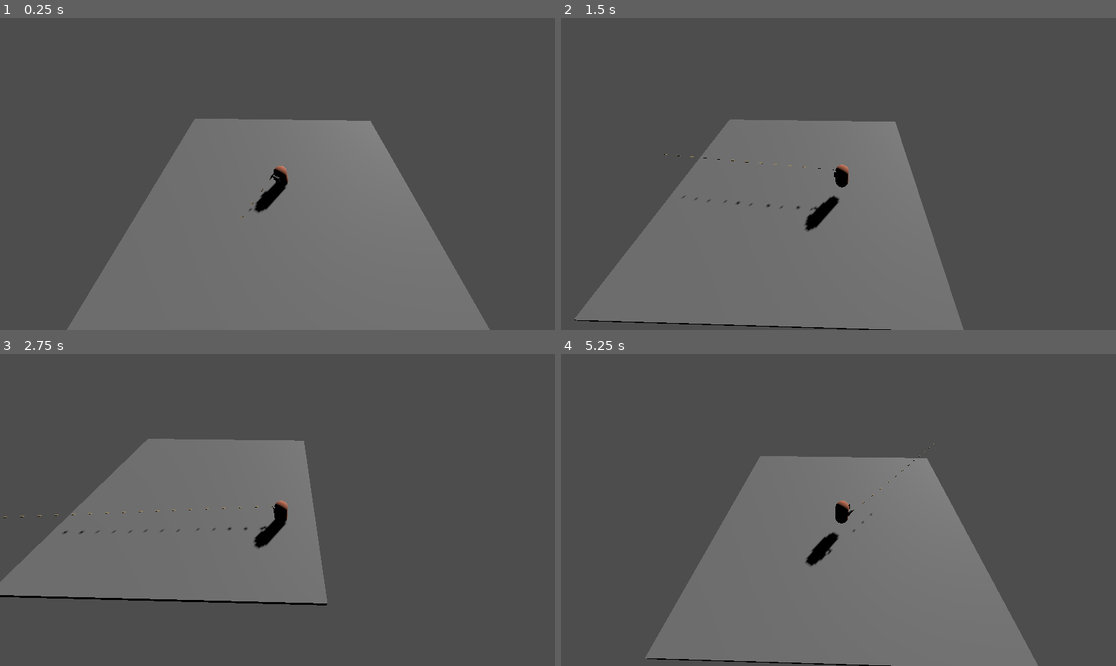
Above: before the commit, frames 1-4 (two rows, left to right).
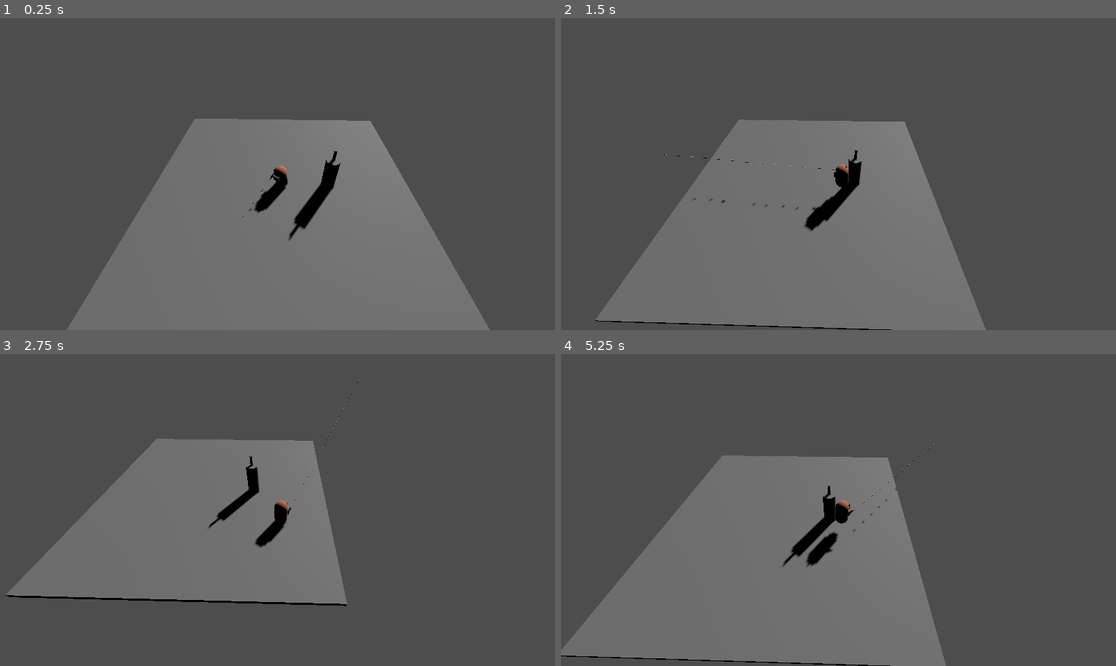
Above: after the commit, the same moments.

Repository: Alecubeci/Mittelstufenprojekt
Game: Godot game, scene res://Map.tscn
Same seed, same stepped clock (60 frames per second), same inputs: the game is played once before the commit and once after it.
Inputs (mouse positions are in pixels of both pictures, inside the frame that each line leads up to):
- Up to frame 1 (0.25 s): no input
- Up to frame 2 (1.5 s): tap Enter at 0.5 s; move the mouse to (960, 158) at 0.52 s; hold D (move_right) 0.53-1.28 s; tap Space (jump) at 0.77 s; move the mouse to (727, 189) at 1.27 s; hold S (move_down) from 1.28 s (still down)
- Up to frame 3 (2.75 s): tap Space (jump) at 1.52 s; move the mouse to (333, 441) at 2.02 s; release S (move_down) at 2.03 s; hold D (move_right) from 2.03 s (still down)
- Up to frame 4 (5.25 s): move the mouse to (810, 572) at 2.77 s; release D (move_right) at 2.78 s; hold W (move_up) 2.78-3.53 s; tap Space (jump) at 3.02, 3.77, 4.52 s; move the mouse to (1005, 556) at 3.52 s; hold A (move_left) 3.53-5.03 s; move the mouse to (672, 463) at 4.27 s; move the mouse to (866, 510) at 5.02 s; hold S (move_down) from 5.03 s (still down)

The runs differ from the first frame. In frame 1, 0.6% of the frame differs, in the area x 51-62%, y 42-72%; in frame 2, 4.2%; in frame 3, 3.2%; in frame 4, 16%, in the area x 0-86%, y 32-100%.

Commit message:
Implement Turret Function

Diff:
--- /dev/null
+++ b/Tutel/Gun & Resources/Cartridge.gd
@@ -0,0 +1,14 @@
+extends Node3D
+
+@export var speed = 70
+
+const KILL_BULLET = 2
+var timer = 0
+# Called when the node enters the scene tree for the first time.
+func _physics_process(delta):
+	var forward_direction = global_transform.basis.z.normalized()
+	global_translate(forward_direction * speed * delta)
+
+	timer += delta
+	if timer >= KILL_BULLET:
+		queue_free()
--- /dev/null
+++ b/Tutel/Gun & Resources/Cartridge.tscn
@@ -0,0 +1,17 @@
+[gd_scene load_steps=4 format=3]
+
+[ext_resource type="Script" path="res://Gun & Resources/Cartridge.gd" id="1_gj5l6"]
+
+[sub_resource type="BoxMesh" id="BoxMesh_olor6"]
+
+[sub_resource type="StandardMaterial3D" id="StandardMaterial3D_qnihn"]
+albedo_color = Color(0.839216, 0.709804, 0.454902, 1)
+
+[node name="Cartridge" type="Node3D"]
+transform = Transform3D(0.1, 0, 0, 0, 0.1, 0, 0, 0, 0.1, 0, 0, 0)
+script = ExtResource("1_gj5l6")
+
+[node name="Bullet" type="MeshInstance3D" parent="."]
+transform = Transform3D(-1.11928e-08, -0.245519, 0, 0.256062, -1.0732e-08, 0, 0, 0, 1.2468, 0.00377201, 0, 0)
+mesh = SubResource("BoxMesh_olor6")
+surface_material_override/0 = SubResource("StandardMaterial3D_qnihn")
--- /dev/null
+++ b/Tutel/Gun & Resources/GunControl.gd
@@ -0,0 +1,26 @@
+extends Node3D
+
+@export var startingWeapon : PackedScene
+var hand
+var equipped_weapon : Node
+
+# Called when the node enters the scene tree for the first time.
+func _ready():
+	hand = get_parent_node_3d().find_child("Hand")
+
+	if startingWeapon:
+		equipWeapon(startingWeapon)
+
+
+func equipWeapon(weapon):
+	if equipped_weapon:
+		print("delete weapon")
+		equipped_weapon.queue_free()
+	else:
+		print("no weapon")
+		equipped_weapon = weapon.instantiate()
+		hand.add_child(equipped_weapon)
+
+# Called every frame. 'delta' is the elapsed time since the previous frame.
+func _process(delta):
+	pass
--- /dev/null
+++ b/Tutel/Gun & Resources/Pistol.gd
@@ -0,0 +1,28 @@
+extends Node3D
+
+@export var Cartridge : PackedScene
+
+@onready var rof = $Timer
+var can_shoot = true
+
+@export var bullet_speed = 30
+@export var rpmWeapon = 100
+# Called when the node enters the scene tree for the first time.
+func _ready():
+	pass # Replace with function body.
+
+
+# Called every frame. 'delta' is the elapsed time since the previous frame.
+func _process(delta):
+	shoot()
+	pass
+
+func shoot():
+
+	var newCartridge = Cartridge.instantiate()
+	newCartridge.global_transform = $Muzzle.global_transform
+	#newCartridge.speed = bullet_speed
+	var scene_root = get_tree().get_root().get_children()[0]
+	scene_root.add_child(newCartridge)
+	print("shoot")
+	can_shoot = false
--- /dev/null
+++ b/Tutel/Gun & Resources/Pistol.tscn
@@ -0,0 +1,29 @@
+[gd_scene load_steps=6 format=3 uid="uid://cbrtm4bvojy3f"]
+
+[ext_resource type="Script" path="res://Gun & Resources/Pistol.gd" id="1_axugq"]
+[ext_resource type="PackedScene" path="res://Gun & Resources/Cartridge.tscn" id="2_opi60"]
+
+[sub_resource type="BoxMesh" id="BoxMesh_o8kcx"]
+
+[sub_resource type="StandardMaterial3D" id="StandardMaterial3D_1bpp5"]
+albedo_color = Color(0, 0, 0, 1)
+
+[sub_resource type="StandardMaterial3D" id="StandardMaterial3D_6up77"]
+albedo_color = Color(0, 0, 0, 1)
+
+[node name="Pistol" type="Node3D"]
+script = ExtResource("1_axugq")
+Cartridge = ExtResource("2_opi60")
+
+[node name="MeshInstance3D" type="MeshInstance3D" parent="."]
+transform = Transform3D(0.0996278, 0, 0, 0, 0.0933118, 0, 0, 0, 0.434288, 0, 0.173657, 0)
+mesh = SubResource("BoxMesh_o8kcx")
+surface_material_override/0 = SubResource("StandardMaterial3D_1bpp5")
+
+[node name="MeshInstance3D2" type="MeshInstance3D" parent="."]
+transform = Transform3D(0.0996278, 0, 0, 0, -0.0402824, 0.268691, 0, -0.0628911, -0.1721, 0, 0.0459992, 0.148437)
+mesh = SubResource("BoxMesh_o8kcx")
+surface_material_override/0 = SubResource("StandardMaterial3D_6up77")
+
+[node name="Muzzle" type="Marker3D" parent="."]
+transform = Transform3D(-0.2, 0, 3.01992e-08, 0, 0.2, 0, -3.01992e-08, 0, -0.2, 0, 0.183274, -0.220283)
--- a/Tutel/Map.tscn
+++ b/Tutel/Map.tscn
@@ -1,6 +1,7 @@
-[gd_scene load_steps=4 format=3 uid="uid://iby3m3t8bsot"]
+[gd_scene load_steps=5 format=3]
 
-[ext_resource type="PackedScene" uid="uid://oo36hp3tko8e" path="res://Player.tscn" id="1_atclo"]
+[ext_resource type="PackedScene" path="res://Player/Player.tscn" id="1_atclo"]
+[ext_resource type="PackedScene" uid="uid://hsn870od4hhf" path="res://Turret/turret.tscn" id="2_a0c3p"]
 
 [sub_resource type="BoxMesh" id="BoxMesh_8ja37"]
 
@@ -27,3 +28,6 @@
 
 [node name="Node3D" parent="." instance=ExtResource("1_atclo")]
 transform = Transform3D(1, 0, 0, 0, 1, 0, 0, 0, 1, 0, 0.132642, 0)
+
+[node name="Turret" parent="." instance=ExtResource("2_a0c3p")]
+transform = Transform3D(1, 0, 0, 0, 1, 0, 0, 0, 1, 3.63337, 0, 0)
--- /dev/null
+++ b/Tutel/Player/Player.gd
@@ -0,0 +1,11 @@
+extends Node3D
+
+
+# Called when the node enters the scene tree for the first time.
+func _ready():
+	pass # Replace with function body.
+
+
+# Called every frame. 'delta' is the elapsed time since the previous frame.
+func _process(delta):
+	var mouse_position = get_viewport().get_mouse_position()
--- /dev/null
+++ b/Tutel/Player/Player.tscn
@@ -0,0 +1,48 @@
+[gd_scene load_steps=9 format=3]
+
+[ext_resource type="Script" path="res://Player/Player.gd" id="1_0ocjn"]
+[ext_resource type="Script" path="res://CharacterBody3D.gd" id="1_5qrsm"]
+[ext_resource type="Script" path="res://Gun & Resources/GunControl.gd" id="3_gexsg"]
+[ext_resource type="PackedScene" uid="uid://cy78nsd7fmeoi" path="res://Gun & Resources/Pistol.tscn" id="4_mvln7"]
+
+[sub_resource type="CapsuleMesh" id="CapsuleMesh_r44cd"]
+
+[sub_resource type="StandardMaterial3D" id="StandardMaterial3D_vqp5i"]
+albedo_color = Color(0.815686, 0.482353, 0.364706, 1)
+
+[sub_resource type="BoxMesh" id="BoxMesh_2uxvb"]
+
+[sub_resource type="CapsuleShape3D" id="CapsuleShape3D_6gtr2"]
+
+[node name="Node3D" type="Node3D"]
+script = ExtResource("1_0ocjn")
+
+[node name="CharacterBody3D" type="CharacterBody3D" parent="."]
+transform = Transform3D(1, 0, 0, 0, 1, 0, 0, 0, 1, 0, 1.32575, 0)
+script = ExtResource("1_5qrsm")
+metadata/_edit_group_ = true
+
+[node name="ShapesMesh" type="Node3D" parent="CharacterBody3D"]
+
+[node name="MainBody" type="MeshInstance3D" parent="CharacterBody3D/ShapesMesh"]
+mesh = SubResource("CapsuleMesh_r44cd")
+skeleton = NodePath("../..")
+surface_material_override/0 = SubResource("StandardMaterial3D_vqp5i")
+
+[node name="DirectoryBody" type="MeshInstance3D" parent="CharacterBody3D/ShapesMesh"]
+transform = Transform3D(0.5, 0, 0, 0, 0.5, 0, 0, 0, 0.5, 0, 0.428076, -0.319454)
+mesh = SubResource("BoxMesh_2uxvb")
+skeleton = NodePath("../..")
+
+[node name="Hand" type="Marker3D" parent="CharacterBody3D/ShapesMesh"]
+transform = Transform3D(1, 0, 0, 0, 1, 0, 0, 0, 1, 0.523649, 0, -0.374193)
+
+[node name="CollisionShape3D" type="CollisionShape3D" parent="CharacterBody3D"]
+shape = SubResource("CapsuleShape3D_6gtr2")
+
+[node name="Camera3D" type="Camera3D" parent="CharacterBody3D"]
+transform = Transform3D(0.999692, -0.0175599, 0.0175598, 4.21468e-08, 0.707107, 0.707107, -0.0248334, -0.706889, 0.706889, 0, 11, 10.7602)
+
+[node name="GunControl" type="Node3D" parent="CharacterBody3D"]
+script = ExtResource("3_gexsg")
+startingWeapon = ExtResource("4_mvln7")
--- /dev/null
+++ b/Tutel/Turret/TurretLogic.gd
@@ -0,0 +1,11 @@
+extends Node3D
+
+
+# Called when the node enters the scene tree for the first time.
+func _ready():
+	pass # Replace with function body.
+
+
+# Called every frame. 'delta' is the elapsed time since the previous frame.
+func _process(delta):
+	pass
--- /dev/null
+++ b/Tutel/Turret/turret.tscn
@@ -0,0 +1,41 @@
+[gd_scene load_steps=6 format=3 uid="uid://bbh0b6hkvwgo7"]
+
+[ext_resource type="Script" path="res://Turret/turret1.gd" id="1_ybdio"]
+
+[sub_resource type="CylinderShape3D" id="CylinderShape3D_xhk5m"]
+
+[sub_resource type="CylinderMesh" id="CylinderMesh_5g0vd"]
+
+[sub_resource type="CylinderMesh" id="CylinderMesh_urevj"]
+
+[sub_resource type="CylinderShape3D" id="CylinderShape3D_7up2o"]
+
+[node name="Turret" type="Node3D"]
+script = ExtResource("1_ybdio")
+
+[node name="StaticBody3D" type="StaticBody3D" parent="."]
+metadata/_edit_group_ = true
+
+[node name="CollisionShape3D" type="CollisionShape3D" parent="StaticBody3D"]
+transform = Transform3D(1, 0, 0, 0, 1.437, 0, 0, 0, 1, 0, 1.466, 0)
+shape = SubResource("CylinderShape3D_xhk5m")
+
+[node name="MeshInstance3D2" type="MeshInstance3D" parent="StaticBody3D"]
+transform = Transform3D(0.201, 0, 0, 0, 0.5, 0, 0, 0, 0.201, 0, 3.2572, 0)
+mesh = SubResource("CylinderMesh_5g0vd")
+skeleton = NodePath("../..")
+
+[node name="MeshInstance3D" type="MeshInstance3D" parent="StaticBody3D"]
+transform = Transform3D(1, 0, 0, 0, 1.4368, 0, 0, 0, 1, 0, 1.46561, 0)
+mesh = SubResource("CylinderMesh_urevj")
+skeleton = NodePath("../..")
+
+[node name="ShootingPoint" type="Marker3D" parent="."]
+transform = Transform3D(1, 0, 0, 0, 1, 0, 0, 0, 1, 0, 3.7537, 0)
+
+[node name="Area3D" type="Area3D" parent="."]
+metadata/_edit_group_ = true
+
+[node name="CollisionShape3D" type="CollisionShape3D" parent="Area3D"]
+transform = Transform3D(10, 0, 0, 0, 0.5, 0, 0, 0, 10, 0, 1.02651, 0)
+shape = SubResource("CylinderShape3D_7up2o")
--- /dev/null
+++ b/Tutel/Turret/turret1.gd
@@ -0,0 +1,11 @@
+extends "res://Turret/TurretLogic.gd"
+
+
+# Called when the node enters the scene tree for the first time.
+func _ready():
+	pass # Replace with function body.
+
+
+# Called every frame. 'delta' is the elapsed time since the previous frame.
+func _process(delta):
+	pass
